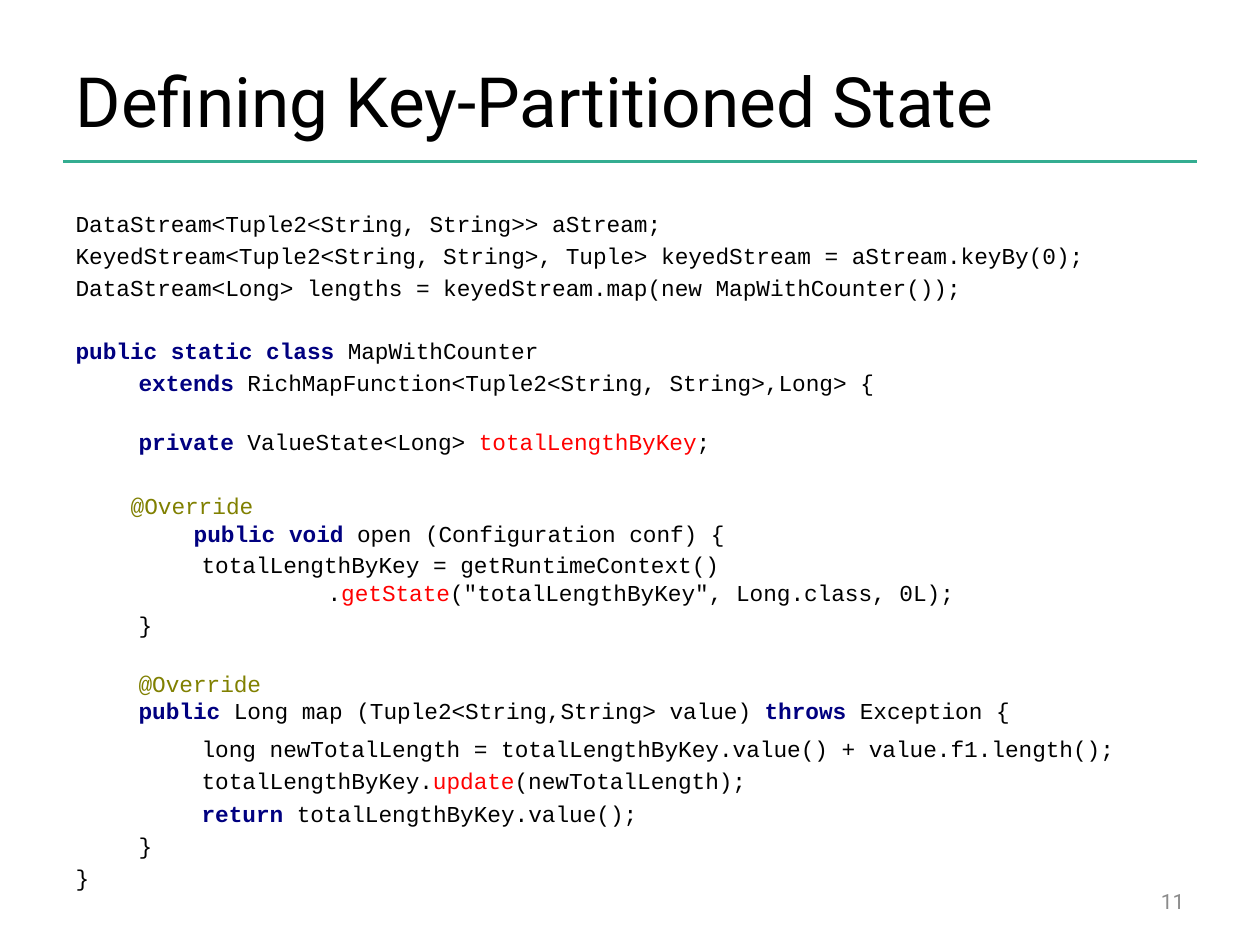
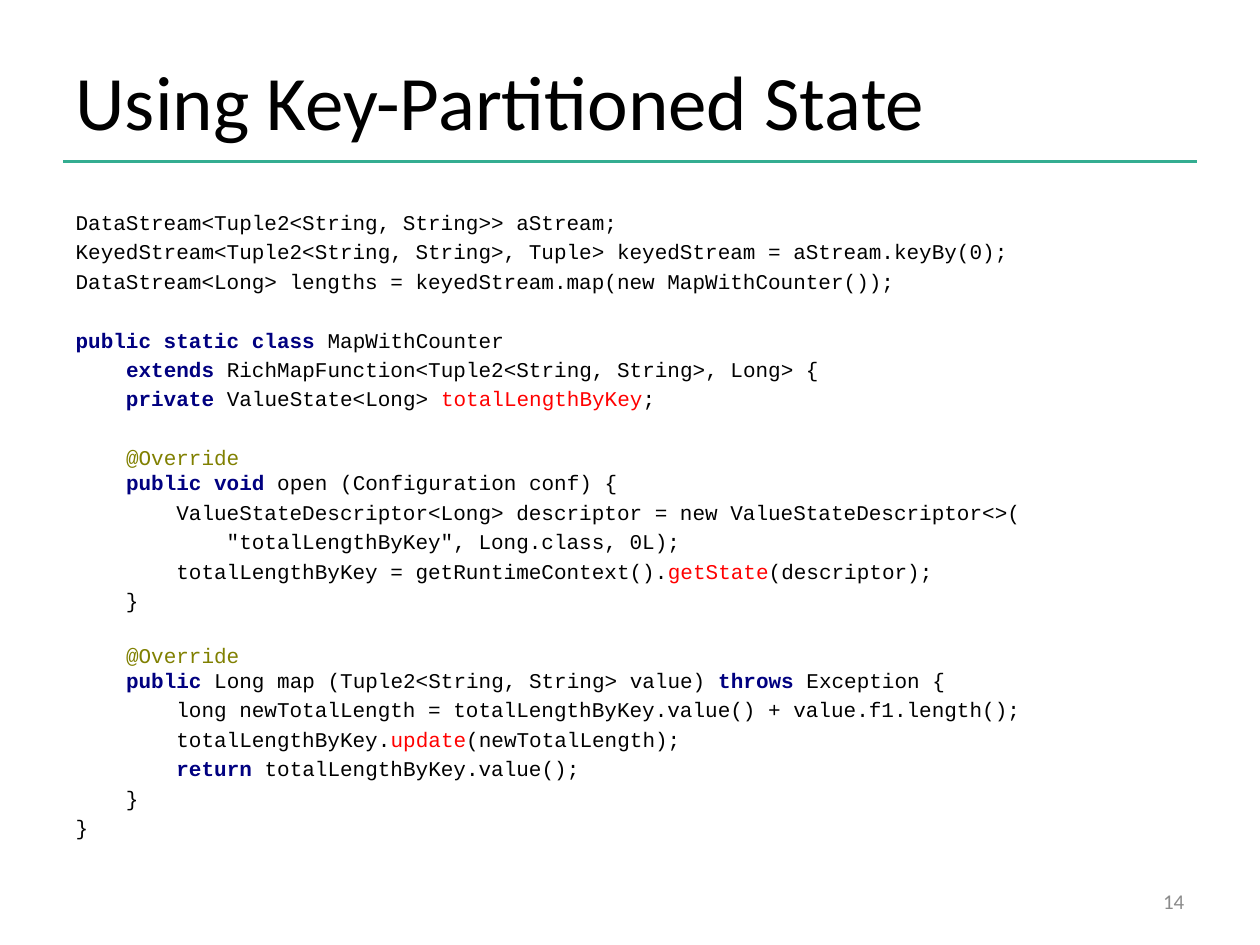
Before and after one commit to dataArtisans/flink-training-web, a slide deck: slide 14 of slides/flink_stream_statefulOps.pptx (slide 11 before the commit). Drawn at 1260x945 pixels with LibreOffice and Linux fonts; fonts in the diff are those of the drawing; background and template pictures are left out. Boxes give left, top, right and bottom in pixels: in the first picture for what was removed or moved away, otherwise in the second. Text is boxed around its words. In the diff, an @@ line names an element or a change of style, - is before the commit and + after.

Commit message:
Updated streaming slides for restructured training

```diff
--- a/slides/flink_stream_statefulOps.pptx
+++ b/slides/flink_stream_statefulOps.pptx
@@ title at <box>76,76,925,144</box>: text changed; size 39.6 to 44 pt; font Roboto to Calibri @@
-Defining Key-Partitioned State
+Using Key-Partitioned State
@@ text at <box>76,215,1007,495</box>: size 13 to 12 pt in "DataStream<Tuple2<String, String>> aStream;", "KeyedStream<Tuple2<String, String>, Tuple> keyedStream = aSt ...", "DataStream<Long> lengths = keyedStream.map(new MapWithCounte ...", "public static class MapWithCounter" and 5 more places; list level 2 to 1 in "@Override public void open (Configuration ..." @@
@@ text at <box>126,362,793,382</box>: text changed; size 13 to 12 pt @@
-extends RichMapFunction<Tuple2<String, String>,Long> {
+extends RichMapFunction<Tuple2<String, String>, Long> {
@@ text at <box>176,505,1020,584</box>: text changed; size 13 to 12 pt @@
-totalLengthByKey = getRuntimeContext()
-.getState("totalLengthByKey", Long.class, 0L);
+ValueStateDescriptor<Long> descriptor = new ValueStateDescriptor<>(
+"totalLengthByKey", Long.class, 0L);
+totalLengthByKey = getRuntimeContext().getState(descriptor);
@@ text at <box>126,648,1020,781</box>: text changed; size 13 to 12 pt @@
-@Override
-public Long map (Tuple2<String,String> value) throws Exception {
-long newTotalLength = totalLengthByKey.value() + value.f1.length();
-totalLengthByKey.update(newTotalLength);
-return totalLengthByKey.value();
+@Override
+public Long map (Tuple2<String, String> value) throws Exception {
+long newTotalLength = totalLengthByKey.value() + value.f1.length();
+totalLengthByKey.update(newTotalLength);
+return totalLengthByKey.value();
@@ page number at <box>1163,895,1184,909</box>: text changed; font Roboto to Calibri @@
-11
+14
```
Also in this commit, not shown: 7 other slides changed, 15 slides added, 4 slides removed, 4 other files.
